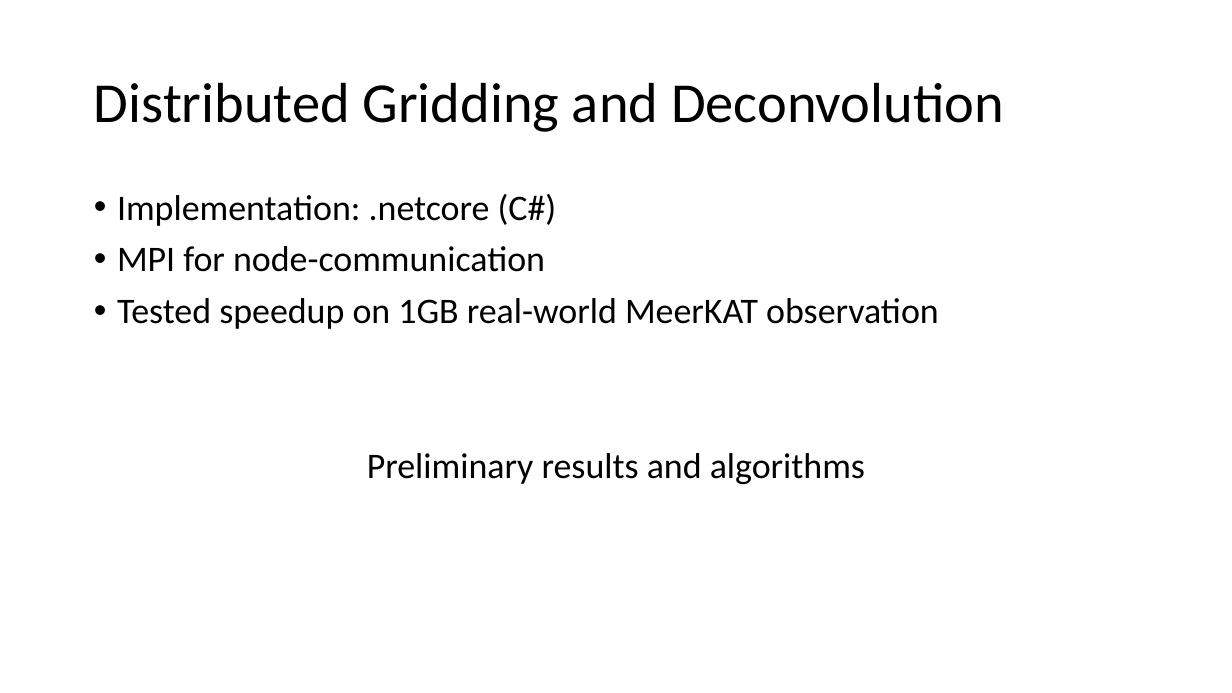
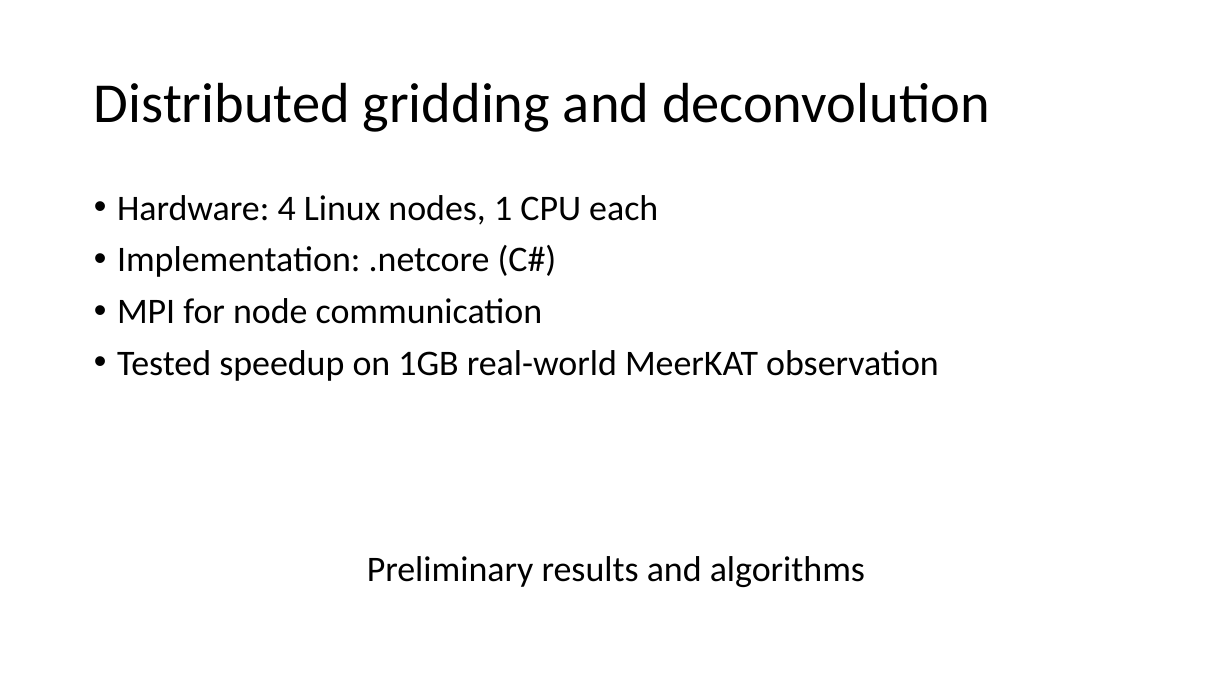
Before and after one commit to lord-blueberry/p9-doc, a slide deck: slide 4 of SKA-Days/pp.pptx. Drawn at 1232x693 pixels with LibreOffice and Linux fonts; fonts in the diff are those of the drawing. Boxes give left, top, right and bottom in pixels: in the first picture for what was removed or moved away, otherwise in the second. Text is boxed around its words. In the diff, an @@ line names an element or a change of style, - is before the commit and + after.

```diff
--- a/SKA-Days/pp.pptx
+++ b/SKA-Days/pp.pptx
@@ title at [94,82,990,132]: text changed @@
-Distributed Gridding and Deconvolution
+Distributed gridding and deconvolution
@@ text at [117,195,658,225]: paragraph added @@
+• Hardware: 4 Linux nodes, 1 CPU each
@@ text at [117,298,543,324]: text changed @@
-• MPI for node-communication
+• MPI for node communication
```
Also in this commit, not shown: 8 other slides changed, 4 slides added, 1 slide removed, 5 other files.
